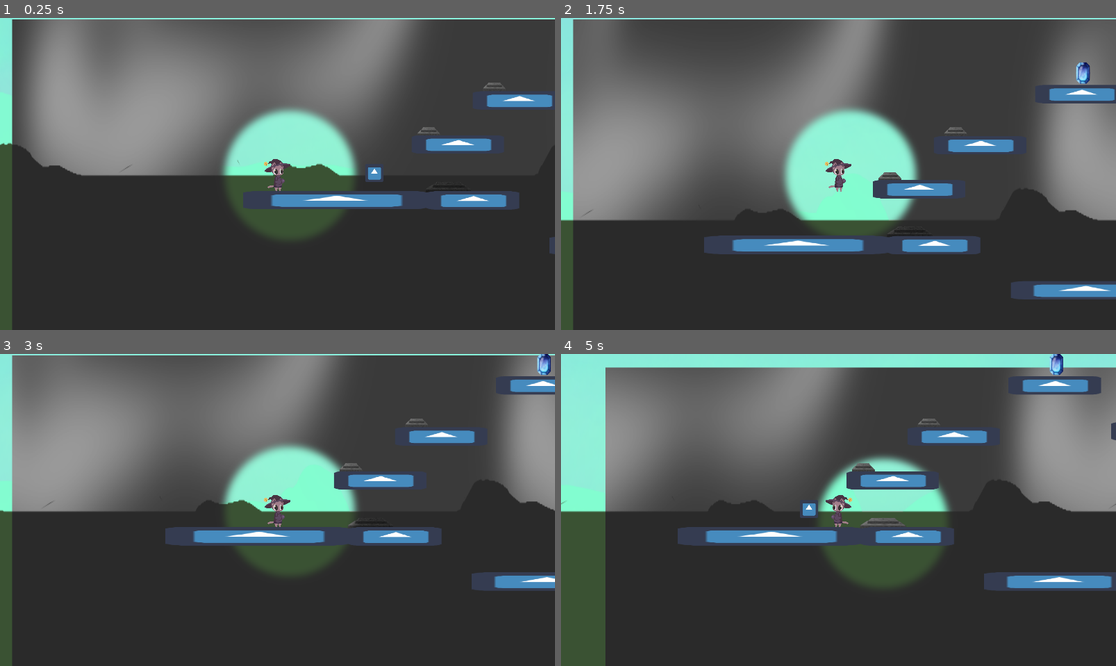
Above: before the commit, frames 1-4 (two rows, left to right).
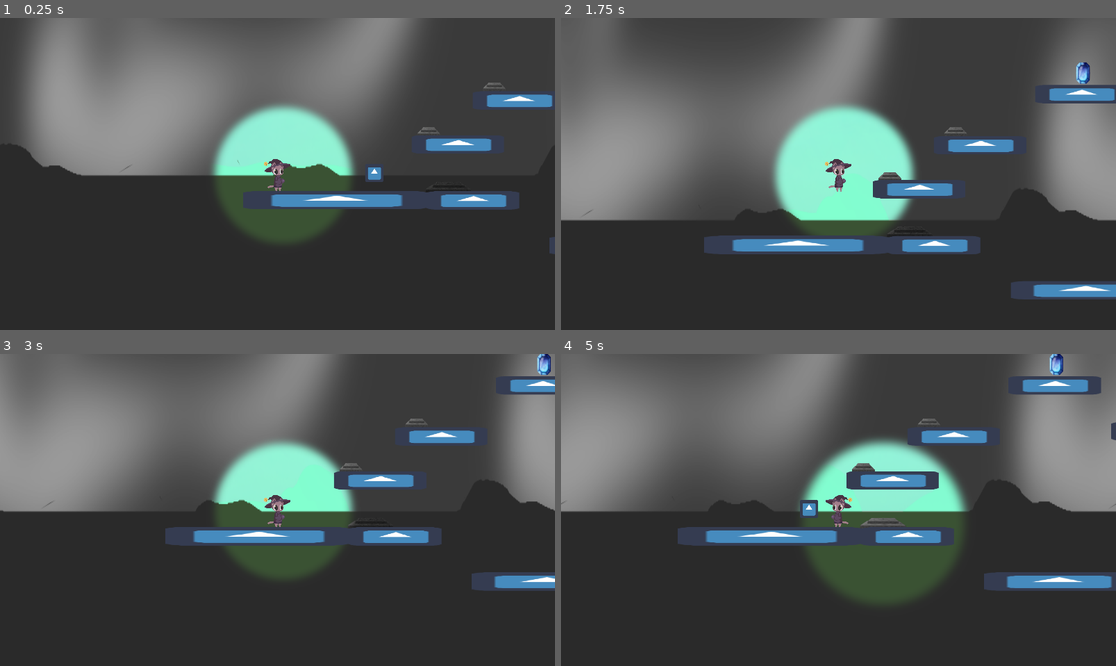
Above: after the commit, the same moments.

Repository: SunStaff/main
Game: Godot game, scene res://Scenes/Level3.tscn
Two runs of this game, one before a commit and one after it. Both use one fixed random seed, a clock stepped at 60 frames per second and the inputs below. The engine's default icon, where the game draws it, is replaced by a stand-in: a white triangle on a blue panel in a dark square.
Inputs:
- Up to frame 1 (0.25 s): no input
- Up to frame 2 (1.75 s): tap Enter at 0.5 s; hold E (Interact) 0.53-1.28 s; hold Right (Right) from 0.53 s (still down); tap Space (Jump) at 0.77, 1.52 s; tap E (Interact) at 1.35 s
- Up to frame 3 (3 s): release Right (Right) at 2.03 s; hold Left (Left) 2.03-2.78 s; hold E (Interact) 2.03-2.78 s; hold Right (Right) from 2.78 s (still down); tap E (Interact) at 2.85 s
- Up to frame 4 (5 s): tap Space (Jump) at 3.02, 3.77, 4.52 s; hold E (Interact) 3.53-4.28 s; release Right (Right) at 4.28 s; hold Left (Left) from 4.28 s (still down); tap E (Interact) at 4.35 s

The runs differ from the first frame. In frame 1, 4.0% of the frame differs, in the area x 0-100%, y 0-100%; in frame 2, 4.4%; in frame 3, 3.8%; in frame 4, 16%.

Commit message:
Added Gem pickup and Gem pedestal placement with a selection menu

Diff:
--- a/SunStaff/Scenes/Level3.tscn
+++ b/SunStaff/Scenes/Level3.tscn
@@ -10,6 +10,7 @@
 [ext_resource path="res://Scenes/Objects/PressurePlate.tscn" type="PackedScene" id=8]
 [ext_resource path="res://Scenes/Objects/GemPickup.tscn" type="PackedScene" id=9]
 [ext_resource path="res://Scenes/Objects/GemPedestal.tscn" type="PackedScene" id=10]
+[ext_resource path="res://Scenes/Menus/GemSelectionScreen.tscn" type="PackedScene" id=11]
 
 [sub_resource type="RectangleShape2D" id=1]
 extents = Vector2( 32.8, 33.5 )
@@ -498,8 +499,13 @@
 [node name="GemPedestal" parent="." instance=ExtResource( 10 )]
 position = Vector2( 1678, -581 )
 
-[node name="GemPickup" parent="." instance=ExtResource( 9 )]
+[node name="Blue_GemPickup" parent="." instance=ExtResource( 9 )]
 position = Vector2( 1191, -435 )
+
+[node name="CanvasLayer" type="CanvasLayer" parent="."]
+
+[node name="GemSelectionScreen" parent="CanvasLayer" instance=ExtResource( 11 )]
+visible = false
 
 [editable path="Milo"]
 [editable path="Milo/Sprite/SunStaff"]
--- /dev/null
+++ b/SunStaff/Scenes/Menus/GemSelectionScreen.tscn
@@ -0,0 +1,108 @@
+[gd_scene load_steps=7 format=2]
+
+[ext_resource path="res://Art/Misc/RED_GEM.png" type="Texture" id=1]
+[ext_resource path="res://Art/Misc/BLUE_GEM.png" type="Texture" id=2]
+[ext_resource path="res://Art/Misc/magenta_GEM.png" type="Texture" id=3]
+[ext_resource path="res://Art/Misc/GREEN_GEM.png" type="Texture" id=4]
+[ext_resource path="res://Art/Misc/cyan_GEM.png" type="Texture" id=5]
+[ext_resource path="res://Scripts/Objects/GemSelectionScreen.gd" type="Script" id=6]
+
+[node name="GemSelectionScreen" type="Control" groups=["GemSelectionScreen"]]
+light_mask = 2
+anchor_right = 1.0
+anchor_bottom = 1.0
+script = ExtResource( 6 )
+__meta__ = {
+"_edit_use_anchors_": false
+}
+
+[node name="ColorRect" type="ColorRect" parent="."]
+anchor_right = 1.0
+anchor_bottom = 1.0
+color = Color( 1, 1, 1, 0.121569 )
+
+[node name="Green Gem" type="Button" parent="."]
+anchor_left = 0.122
+anchor_top = 0.361
+anchor_right = 0.226
+anchor_bottom = 0.639
+margin_left = -0.240021
+margin_top = 0.119965
+margin_right = 0.0799866
+margin_bottom = -0.120056
+icon = ExtResource( 4 )
+flat = true
+expand_icon = true
+__meta__ = {
+"_edit_use_anchors_": false
+}
+
+[node name="Blue Gem" type="Button" parent="."]
+anchor_left = 0.278
+anchor_top = 0.361
+anchor_right = 0.382
+anchor_bottom = 0.639
+margin_left = 0.239929
+margin_top = 0.119965
+margin_right = 0.559937
+margin_bottom = -0.120056
+icon = ExtResource( 2 )
+flat = true
+expand_icon = true
+__meta__ = {
+"_edit_use_anchors_": false
+}
+
+[node name="Red Gem" type="Button" parent="."]
+anchor_left = 0.434
+anchor_top = 0.361
+anchor_right = 0.539
+anchor_bottom = 0.639
+margin_left = 0.719971
+margin_top = 0.119965
+margin_right = -0.880127
+margin_bottom = -0.120056
+icon = ExtResource( 1 )
+flat = true
+expand_icon = true
+__meta__ = {
+"_edit_use_anchors_": false
+}
+
+[node name="Cyan Gem" type="Button" parent="."]
+anchor_left = 0.591
+anchor_top = 0.361
+anchor_right = 0.695
+anchor_bottom = 0.639
+margin_left = -0.720093
+margin_top = 0.119965
+margin_right = -0.400146
+margin_bottom = -0.120056
+icon = ExtResource( 5 )
+flat = true
+expand_icon = true
+__meta__ = {
+"_edit_use_anchors_": false
+}
+
+[node name="Magenta Gem" type="Button" parent="."]
+anchor_left = 0.747
+anchor_top = 0.361
+anchor_right = 0.851
+anchor_bottom = 0.639
+margin_left = -0.240112
+margin_top = 0.119965
+margin_right = 0.0799561
+margin_bottom = -0.120056
+icon = ExtResource( 3 )
+flat = true
+expand_icon = true
+__meta__ = {
+"_edit_use_anchors_": false
+}
+
+[connection signal="pressed" from="Green Gem" to="." method="_on_Green_Gem_pressed"]
+[connection signal="pressed" from="Blue Gem" to="." method="_on_Blue_Gem_pressed"]
+[connection signal="pressed" from="Red Gem" to="." method="_on_Red_Gem_pressed"]
+[connection signal="pressed" from="Cyan Gem" to="." method="_on_Cyan_Gem_pressed"]
+[connection signal="pressed" from="Magenta Gem" to="." method="_on_Magenta_Gem_pressed"]
--- a/SunStaff/Scenes/Milo/Milo.tscn
+++ b/SunStaff/Scenes/Milo/Milo.tscn
@@ -34,6 +34,10 @@
 
 [node name="SunStaff" parent="Sprite" instance=ExtResource( 3 )]
 
+[node name="Light2D" parent="Sprite/SunStaff" index="0"]
+position = Vector2( -45, 0 )
+scale = Vector2( 2.1, 2.1 )
+
 [node name="CollisionShape2D" type="CollisionShape2D" parent="."]
 position = Vector2( 0, 3.5 )
 scale = Vector2( 0.5, 1 )
--- a/SunStaff/Scenes/Milo/SunStaff.tscn
+++ b/SunStaff/Scenes/Milo/SunStaff.tscn
@@ -4,7 +4,7 @@
 [ext_resource path="res://Art/Misc/lightRadiuswBlur.png" type="Texture" id=2]
 
 [sub_resource type="CircleShape2D" id=29]
-radius = 460.0
+radius = 506.0
 
 [node name="SunStaff" type="Node2D"]
 position = Vector2( 168, 18 )
--- a/SunStaff/Scenes/Objects/GemPedestal.tscn
+++ b/SunStaff/Scenes/Objects/GemPedestal.tscn
@@ -1,17 +1,25 @@
-[gd_scene load_steps=3 format=2]
+[gd_scene load_steps=4 format=2]
 
 [ext_resource path="res://Art/Lit/Objects/gem_pedastel.png" type="Texture" id=1]
+
+[sub_resource type="SpriteFrames" id=2]
+animations = [ {
+"frames": [ ExtResource( 1 ) ],
+"loop": true,
+"name": "default",
+"speed": 5.0
+} ]
 
 [sub_resource type="CapsuleShape2D" id=1]
 radius = 114.0
 height = 300.0
 
-[node name="GemPedestal" type="Area2D"]
+[node name="GemPedestal" type="Area2D" groups=["GemPedestal"]]
 scale = Vector2( 0.5, 0.5 )
 
-[node name="Sprite" type="Sprite" parent="." groups=["GemPedestal"]]
+[node name="Sprite" type="AnimatedSprite" parent="."]
 light_mask = 2
-texture = ExtResource( 1 )
+frames = SubResource( 2 )
 
 [node name="CollisionShape2D" type="CollisionShape2D" parent="."]
 shape = SubResource( 1 )
--- a/SunStaff/Scenes/Objects/StaffAltar.tscn
+++ b/SunStaff/Scenes/Objects/StaffAltar.tscn
@@ -29,6 +29,7 @@
 visible = false
 
 [node name="Light2D" type="Light2D" parent="Sprite/StaffInAltar"]
+scale = Vector2( 1.25, 1.25 )
 texture = ExtResource( 3 )
 mode = 3
 __meta__ = {
--- a/SunStaff/Scripts/GameManager.gd
+++ b/SunStaff/Scripts/GameManager.gd
@@ -1,13 +1,17 @@
 extends Node
 
 export var IsPlayerAlive = true
+export var IsGamePlaying = true
 export var CollectibleCount = 0
 export var CurrentLevel = ""
 export var LastLivingPos = Vector2()
 export var SunStaffAltarObjects = []
 export var GemsCollected = {"Green": false, "Blue": false, "Red": false, "Cyan": false, "Magenta": false }
+var placedGem = ""
 var activated
 var Player
+var GemSelectionScreen
+var pedestal
 
 
 
@@ -16,6 +20,7 @@
 	activated = false
 	LastLivingPos = Vector2(0,55)
 	Player = get_tree().get_nodes_in_group("Player")[0]
+	GemSelectionScreen = get_tree().get_nodes_in_group("GemSelectionScreen")[0]
 	SetCurrentLevel(get_tree().get_current_scene().get_name())
 
 
@@ -39,6 +44,7 @@
 
 func SetPlayerAliveState(playerState):
 	IsPlayerAlive = playerState
+	IsGamePlaying = playerState
 
 func SetCurrentLevel(newLevel):
 	SunStaffAltarObjects.clear()
@@ -61,6 +67,9 @@
 
 func GetGemPedestals():
 	return get_tree().get_nodes_in_group("GemPedestal")
+
+func GetGemStates():
+	return GemsCollected
 
 func ToggleGem(color):
 	match color:
@@ -89,3 +98,29 @@
 				GemsCollected.Magenta = false
 			else:
 				GemsCollected.Magenta = true
+	print("GemsCollected", GemsCollected)
+
+func OpenGemSelectionScreen(currentPedestal):
+	GemSelectionScreen.ButtonsToBePlaced()
+	GemSelectionScreen.visible = true
+	print("Gem Screen Visible")
+	IsGamePlaying = false
+	pedestal = currentPedestal
+	# Player will select gem
+	# GemToBePlaced will execute
+
+func GemToBePlaced(color):
+	placedGem = color
+	print("Placed Gem", placedGem)
+	PlaceGem()
+
+func PlaceGem():
+	# Close Gem Selection Window
+	GemSelectionScreen.visible = false
+	print("Gem Screen Not Visible")
+	# Make Game Playable
+	IsGamePlaying = true
+	# ToggleGem will execute
+	ToggleGem(placedGem)
+	# currentGemPedestal will sprite change to correct gem-pedestal combination
+	var pedestalSprite = pedestal.get_child(0)
--- a/SunStaff/Scripts/Milo/Milo.gd
+++ b/SunStaff/Scripts/Milo/Milo.gd
@@ -46,11 +46,15 @@
 	var staffAltarObjects = GameManager.GetSunStaffAltars()
 	for altar in staffAltarObjects:
 		StaffAltars.append(altar.get_child(1).get_child(0))
+
 	WithinPedestalRange = false
 	WithinLeverRange = false
+	var pedestalObjects = GameManager.GetGemPedestals()
+	for pedestal in pedestalObjects:
+		Pedestals.append(pedestal)
 
 func get_input():
-	if (GameManager.IsPlayerAlive):
+	if (GameManager.IsPlayerAlive and GameManager.IsGamePlaying):
 		# Movement
 		var dir = 0
 		if Input.is_action_just_pressed("Right"):
@@ -80,11 +84,18 @@
 			if (Input.is_action_just_pressed("Interact")):
 				GemPlacement()
 
+		# Gem Pickup
+		if (GemObject != null):
+			if (Input.is_action_just_pressed("Interact")):
+				GemPickup()
+
 		# Lever Toggling
 
 		# If Player is Falling Passed Border
 		if (self.position.y > 900):
 			GameManager.SetPlayerAliveState(false)
+	else:
+		velocity = Vector2.ZERO
 
 func _physics_process(delta):
 	get_input()
@@ -103,7 +114,7 @@
 
 	# Get Current Closest Pedestal
 	for pedestal in Pedestals:
-		var distanceTo = DistanceTo(self.positon, pedestal.position)
+		var distanceTo = DistanceTo(self.position, pedestal.position)
 		if (distanceTo < minDistanceToPedestal):
 			minDistanceToPedestal = distanceTo
 			currentClosestPedestal = pedestal
@@ -146,8 +157,7 @@
 		LightCircle.monitoring = true
 
 func GemPlacement():
-	var color = currentClosestPedestal.name.replacen("_GemPedestal", "")
-	GameManager.ToggleGem(color)
+	GameManager.OpenGemSelectionScreen(currentClosestPedestal)
 
 func GemPickup():
 	var color = GemObject.name.replacen("_GemPickup", "")
--- /dev/null
+++ b/SunStaff/Scripts/Objects/GemSelectionScreen.gd
@@ -0,0 +1,100 @@
+extends Control
+
+var Gems = {}
+var PositionPlacements = [Vector2(234,390),Vector2(534,390),Vector2(834,390),Vector2(1134,390),Vector2(1434,390)]
+var CurrentGems = []
+var BlueButton
+var GreenButton
+var RedButton
+var CyanButton
+var MagentaButton
+
+# Called when the node enters the scene tree for the first time.
+func _ready():
+	Gems = GameManager.GetGemStates().values()
+	GreenButton = get_child(1)
+	BlueButton = get_child(2)
+	RedButton = get_child(3)
+	CyanButton = get_child(4)
+	MagentaButton = get_child(5)
+
+
+# Called every frame. 'delta' is the elapsed time since the previous frame.
+func _process(_delta):
+	pass
+
+func ButtonsToBePlaced():
+	Gems = GameManager.GetGemStates().values()
+	print("Gems", Gems)
+	GreenButton.visible = false
+	BlueButton.visible = false
+	RedButton.visible = false
+	CyanButton.visible = false
+	MagentaButton.visible = false
+	if (Gems[0]):
+		CurrentGems.append(GreenButton)
+
+	if (Gems[1]):
+		CurrentGems.append(BlueButton)
+
+	if (Gems[2]):
+		CurrentGems.append(RedButton)
+
+	if (Gems[3]):
+		CurrentGems.append(CyanButton)
+
+	if (Gems[4]):
+		CurrentGems.append(MagentaButton)
+
+	PlaceButtons()
+	CurrentGems.clear()
+
+func PlaceButtons():
+	match len(CurrentGems):
+		0:
+			pass
+		1:
+			CurrentGems[0].set_position(PositionPlacements[2])
+		2:
+			CurrentGems[0].set_position(PositionPlacements[1])
+			CurrentGems[1].set_position(PositionPlacements[3])
+		3:
+			CurrentGems[0].set_position(PositionPlacements[1])
+			CurrentGems[1].set_position(PositionPlacements[2])
+			CurrentGems[2].set_position(PositionPlacements[3])
+		4:
+			CurrentGems[0].set_position(PositionPlacements[0])
+			CurrentGems[1].set_position(PositionPlacements[1])
+			CurrentGems[2].set_position(PositionPlacements[3])
+			CurrentGems[3].set_position(PositionPlacements[4])
+		5:
+			CurrentGems[0].set_position(PositionPlacements[0])
+			CurrentGems[1].set_position(PositionPlacements[1])
+			CurrentGems[2].set_position(PositionPlacements[2])
+			CurrentGems[3].set_position(PositionPlacements[3])
+			CurrentGems[4].set_position(PositionPlacements[4])
+	MakeButtonsVisible(len(CurrentGems))
+
+func MakeButtonsVisible(length):
+	for i in range(length):
+		CurrentGems[i].visible = true
+
+
+func _on_Green_Gem_pressed():
+	GameManager.GemToBePlaced("Green")
+
+
+func _on_Blue_Gem_pressed():
+	GameManager.GemToBePlaced("Blue")
+
+
+func _on_Red_Gem_pressed():
+	GameManager.GemToBePlaced("Red")
+
+
+func _on_Cyan_Gem_pressed():
+	GameManager.GemToBePlaced("Cyan")
+
+
+func _on_Magenta_Gem_pressed():
+	GameManager.GemToBePlaced("Magenta")
Not shown: 1 places in SunStaff/Scenes/Level3.tscn that only renumber resources
